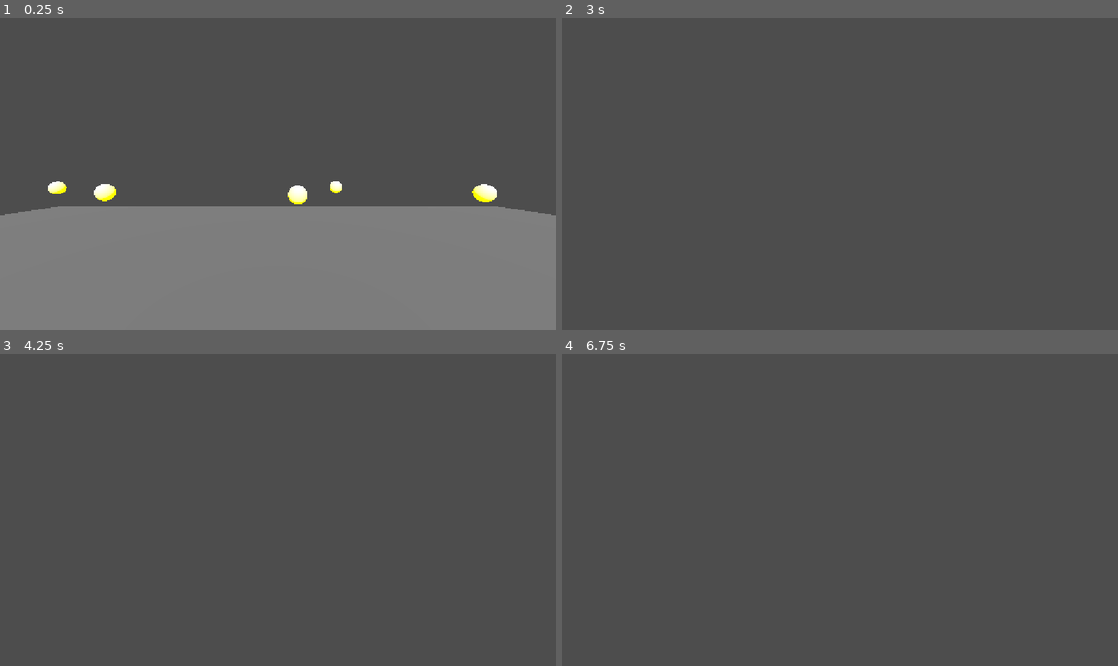
Above: before the commit, frames 1-4 (two rows, left to right).
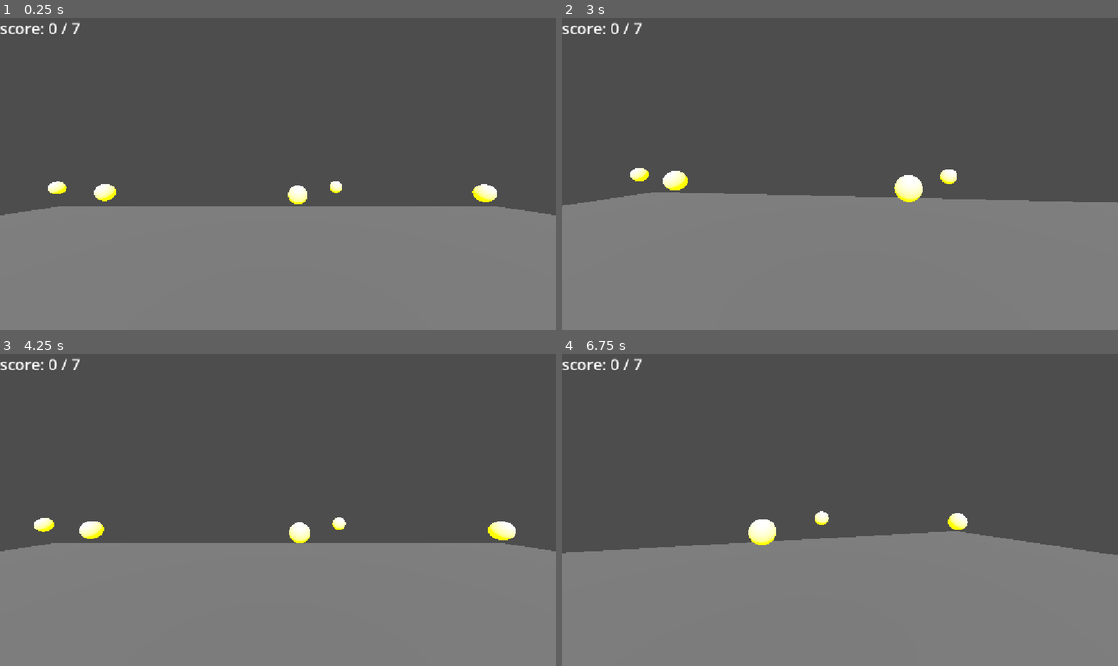
Above: after the commit, the same moments.

Repository: pilot2254/godot-test
Game: Godot game, scene res://scenes/main.tscn
Same seed, same stepped clock (60 frames per second), same inputs: the game is played once before the commit and once after it.
Inputs (mouse positions are in pixels of both pictures, inside the frame that each line leads up to):
- Up to frame 1 (0.25 s): no input
- Up to frame 2 (3 s): tap Enter at 0.5 s; move the mouse to (867, 170) at 0.52 s; hold W (move_forward) from 0.53 s (still down); tap Space (move_jump) at 0.77, 1.52 s; move the mouse to (812, 174) at 1.27 s; move the mouse to (851, 167) at 2.02 s; tap R (restart, bound only after the commit) at 2.75 s; move the mouse to (834, 177) at 2.77 s
- Up to frame 3 (4.25 s): keep holding W (move_forward); tap Space (move_jump) at 3.02, 3.77 s; move the mouse to (316, 513) at 3.52 s; tap R (restart, bound only after the commit) at 4.15 s
- Up to frame 4 (6.75 s): move the mouse to (795, 506) at 4.27 s; tap Space (move_jump) at 4.52, 6.02 s; move the mouse to (845, 510) at 5.02 s; move the mouse to (817, 503) at 5.77 s; release W (move_forward) at 5.78 s; hold D (move_right) 5.78-6.53 s; tap R (restart, bound only after the commit) at 6.5 s; move the mouse to (867, 506) at 6.52 s; hold W (move_forward) from 6.53 s (still down)

The runs differ from the first frame. In frame 1, 0.2% of the frame differs, in the area x 0-15%, y 1-6%; in frame 2, 43%, in the area x 0-100%, y 1-100%; in frame 3, 40%; in frame 4, 40%.

Commit message:
main game loop + ui

Diff:
--- a/project.godot
+++ b/project.godot
@@ -47,6 +47,11 @@
 "events": [Object(InputEventKey,"resource_local_to_scene":false,"resource_name":"","device":-1,"window_id":0,"alt_press …(191 unchanged characters)…
 ]
 }
+restart={
+"deadzone": 0.2,
+"events": [Object(InputEventKey,"resource_local_to_scene":false,"resource_name":"","device":-1,"window_id":0,"alt_pressed":false,"shift_pressed":false,"ctrl_pressed":false,"meta_pressed":false,"pressed":false,"keycode":0,"physical_keycode":82,"key_label":0,"unicode":114,"location":0,"echo":false,"script":null)
+]
+}
 
 [physics]
 
--- a/scenes/main.tscn
+++ b/scenes/main.tscn
@@ -55,3 +55,27 @@
 
 [node name="jewish instrument7" parent="." unique_id=378163196 instance=ExtResource("2_0wfyh")]
 transform = Transform3D(1, 0, 0, 0, 1, 0, 0, 0, 1, -7.737605, 1.0232923, -7.6560016)
+
+[node name="dr hud" type="CanvasLayer" parent="." unique_id=461215010]
+
+[node name="score" type="Label" parent="dr hud" unique_id=2090045993]
+offset_right = 232.0
+offset_bottom = 75.0
+theme_override_font_sizes/font_size = 32
+text = "score: 0"
+
+[node name="win text" type="Label" parent="dr hud" unique_id=1976503598]
+visible = false
+anchors_preset = 15
+anchor_right = 1.0
+anchor_bottom = 1.0
+offset_left = 477.0
+offset_top = 237.0
+offset_right = -503.0
+offset_bottom = -274.0
+grow_horizontal = 2
+grow_vertical = 2
+theme_override_font_sizes/font_size = 40
+text = "you won. press r to restart <3"
+horizontal_alignment = 1
+vertical_alignment = 1
--- a/scripts/main.gd
+++ b/scripts/main.gd
@@ -1,11 +1,29 @@
 extends Node3D
 
+# i kinda hate that i have to hardcode this bs like an idiot
+@onready var score_label: Label = $"dr hud/score"
+@onready var win_label: Label = $"dr hud/win text"
+
 var score := 0
+var total := 0
 
 func _ready() -> void:
-	for coin in get_tree().get_nodes_in_group("coins"):
+	var coins := get_tree().get_nodes_in_group("coins")
+	total = coins.size()
+	for coin in coins:
 		coin.collected.connect(_on_coin_collected)
+	_update_score()
+
+func _unhandled_input(event: InputEvent) -> void:
+	if event.is_action_pressed("restart"):
+		get_tree().reload_current_scene()
 
 func _on_coin_collected() -> void:
 	score += 1
-	print("score: ", score)
+	_update_score()
+	if score == total:
+		win_label.show()
+		Input.mouse_mode = Input.MOUSE_MODE_VISIBLE
+
+func _update_score() -> void:
+	score_label.text = "score: %d / %d" % [score, total]
